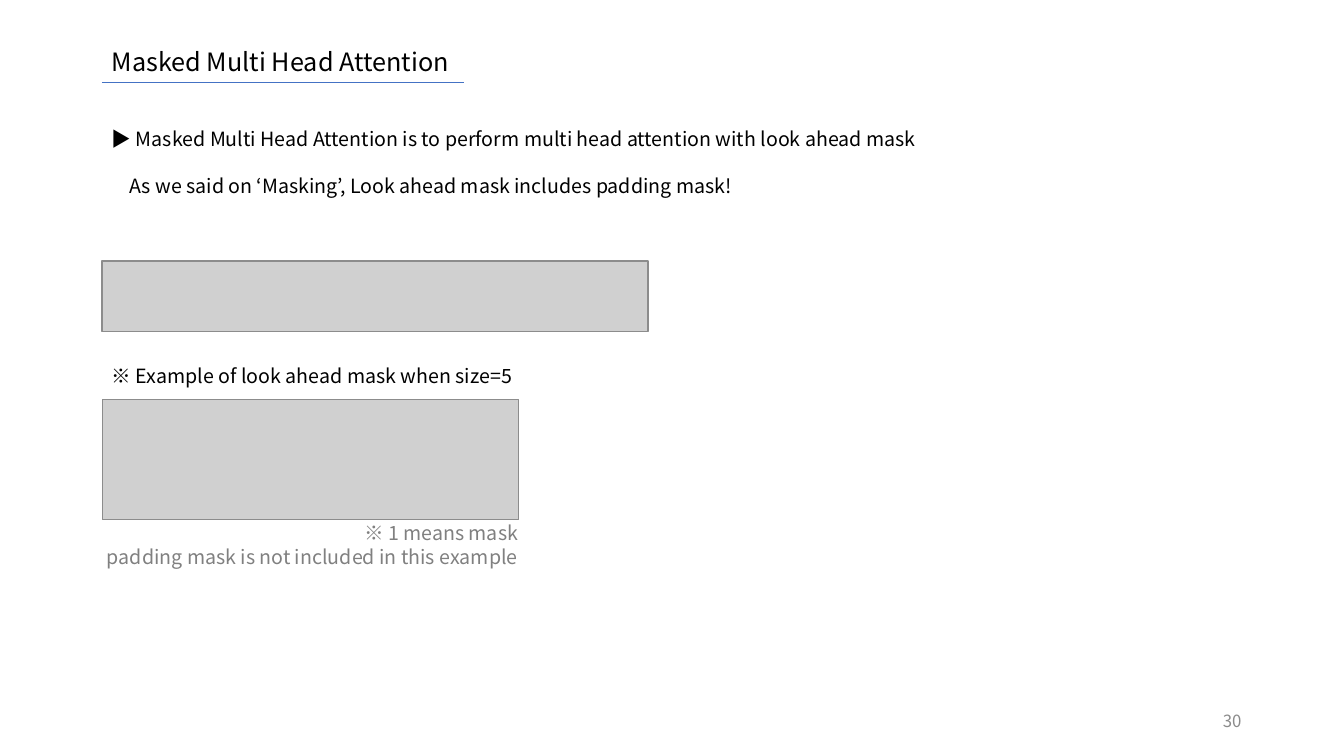
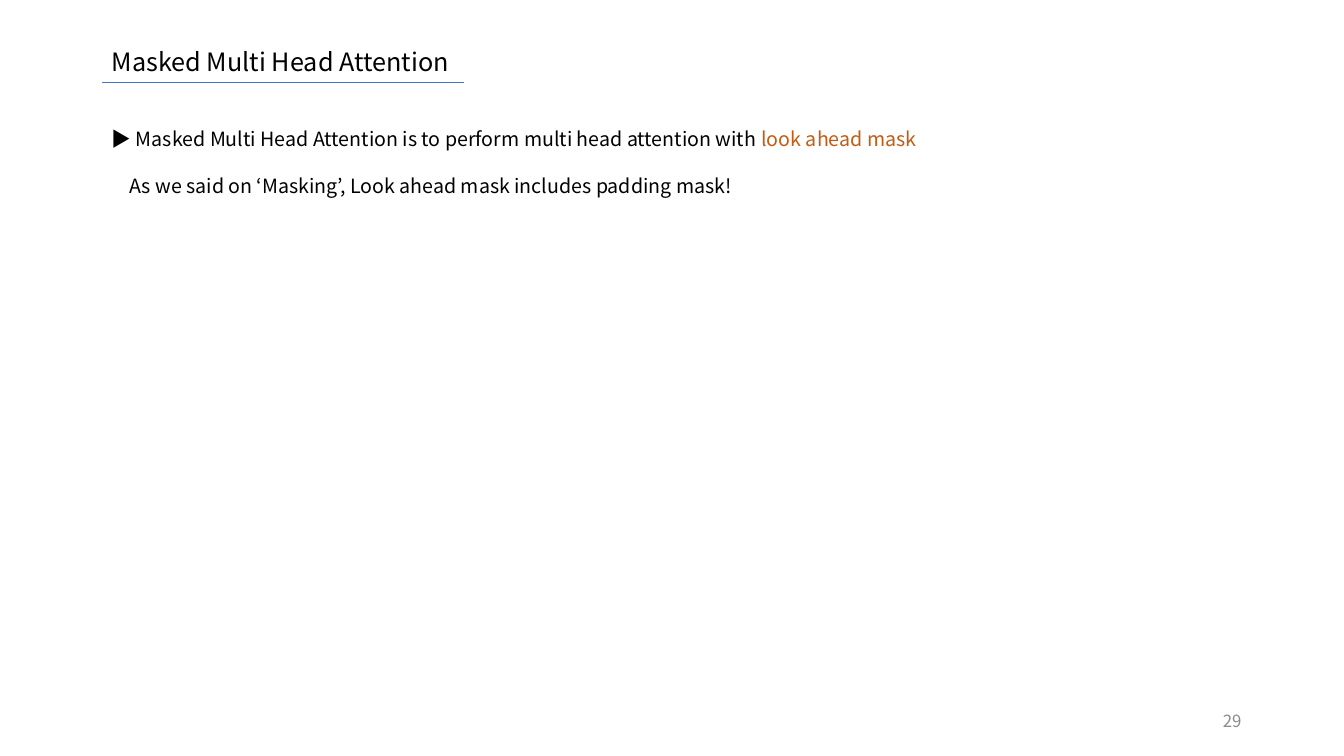
Before and after one commit to SiLviASizZ/HYU_2022, a slide deck: slide 29 of gradproj/meeting/0630_meeting/0702.pptx (slide 30 before the commit). Drawn at 1344x756 pixels with LibreOffice and Linux fonts; fonts in the diff are those of the drawing; grey boxes stand for pictures. Boxes give left, top, right and bottom in pixels: in the first picture for what was removed or moved away, otherwise in the second. Text is boxed around its words. In the diff, an @@ line names an element or a change of style, - is before the commit and + after.

```diff
--- a/gradproj/meeting/0630_meeting/0702.pptx
+++ b/gradproj/meeting/0630_meeting/0702.pptx
@@ text at (136,130,916,151): text colour #000000 to #C55A11 in "look ahead mask" @@
@@ picture removed at (102,261,648,332) @@
@@ text removed at (136,367,512,388) @@
-※ Example of look ahead mask when size=5
@@ picture removed at (102,399,519,520) @@
@@ text removed at (107,524,518,569) @@
-※ 1 means mask
-padding mask is not included in this example
@@ page number at (1223,714,1242,727): text changed @@
-30
+29
```
Also in this commit, not shown: 2 other slides changed, 81 slides added, 1 slide removed, 24 other files.
